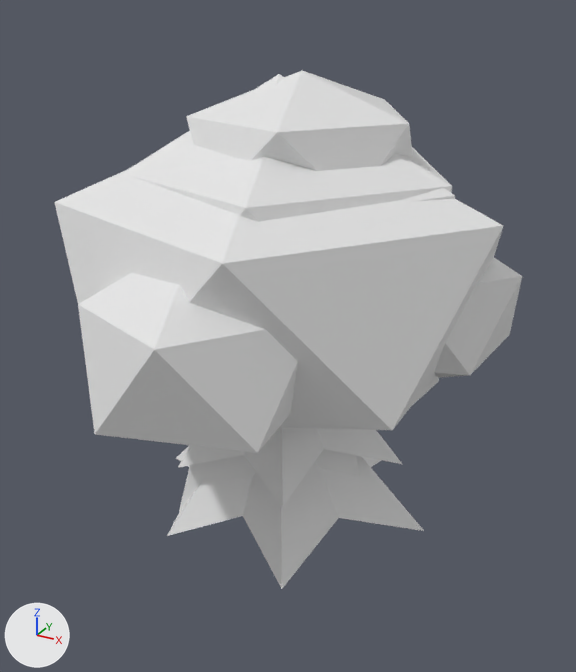
What one commit did to the glTF model game/assets/models/vegetation/campaign_trees.glb.
Rendered twice from a 50 mm camera at (0.811, -1.44, 1.186) aimed at (0.018, 0.003, 0.465). Arrows for +X, +Y and +Z are at lower left; the lights stay in place. The first picture is the older version.

The first picture shows 'beech_crown', 'beech_low_crown', 'fir_crown', 'fir_low_crown', 'oak_crown', 'oak_low_crown'.
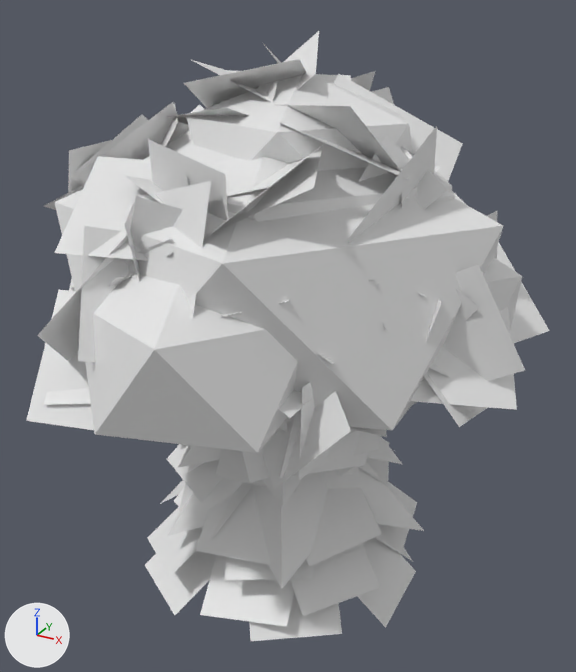
The change, as JSON lines over the scene's bpy script:
```json
{"op": "add", "block": "me_oak_mid_crown", "code": ["me_oak_mid_crown = bpy.data.meshes.new('oak_mid_crown')", "me_oak_mid_crown.from_pydata(...)  # 552 vertices, 276 faces; spans x -0.581..0.555, y -0.553..0.533, z 0.288..1.026"]}
{"op": "add", "block": "me_fir_mid_crown", "code": ["me_fir_mid_crown = bpy.data.meshes.new('fir_mid_crown')", "me_fir_mid_crown.from_pydata(...)  # 268 vertices, 134 faces; spans x -0.326..0.332, y -0.333..0.377, z -0.171..1.0"]}
{"op": "add", "block": "me_beech_mid_crown", "code": ["me_beech_mid_crown = bpy.data.meshes.new('beech_mid_crown')", "me_beech_mid_crown.from_pydata(...)  # 504 vertices, 252 faces; spans x -0.527..0.467, y -0.479..0.466, z 0.23..1.099"]}
{"op": "add", "block": "ob_oak_mid_crown", "code": ["ob_oak_mid_crown = bpy.data.objects.new('oak_mid_crown', me_oak_mid_crown)", "ob_oak_mid_crown.location = (0.0, 0.0, 0.0)"]}
{"op": "add", "block": "ob_fir_mid_crown", "code": ["ob_fir_mid_crown = bpy.data.objects.new('fir_mid_crown', me_fir_mid_crown)", "ob_fir_mid_crown.location = (0.0, 0.0, 0.0)"]}
{"op": "add", "block": "ob_beech_mid_crown", "code": ["ob_beech_mid_crown = bpy.data.objects.new('beech_mid_crown', me_beech_mid_crown)", "ob_beech_mid_crown.location = (0.0, 0.0, 0.0)"]}
```

What differs and where, as boxes (x1, y1, x2, y2) in the pictures (576 x 672 px):
```json
{"object": "beech_mid_crown", "change": "added", "after": [54, 31, 479, 489]}
{"object": "oak_mid_crown", "change": "added", "after": [26, 74, 549, 430]}
{"object": "fir_mid_crown", "change": "added", "after": [145, 439, 417, 641]}
{"object": "beech_low_crown", "change": "unchanged, covered by the edit", "before": [121, 74, 455, 202], "after": [144, 80, 455, 202]}
{"object": "fir_low_crown", "change": "unchanged, covered by the edit", "before": [179, 449, 360, 512], "after": [179, 463, 360, 512]}
```
